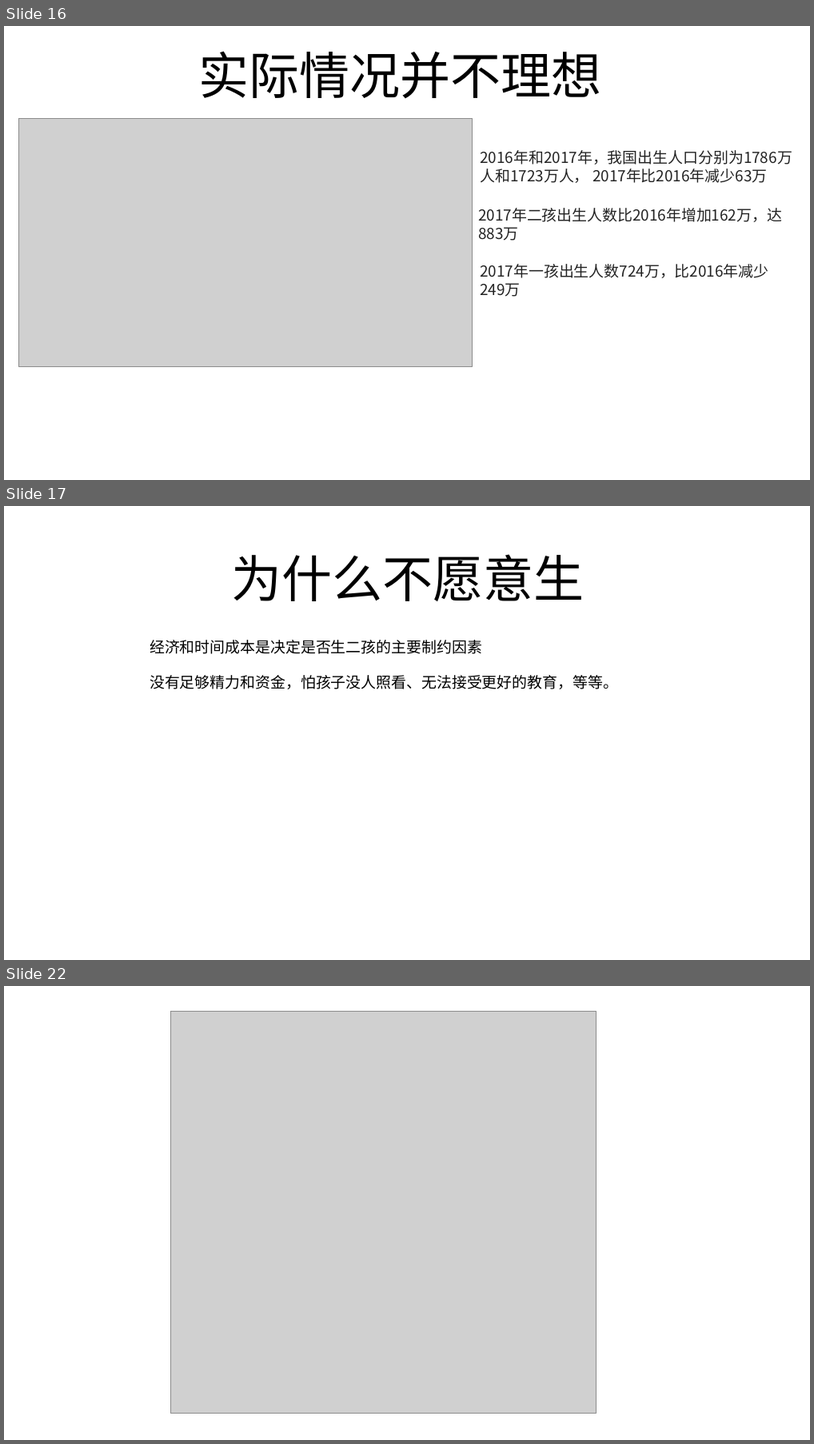
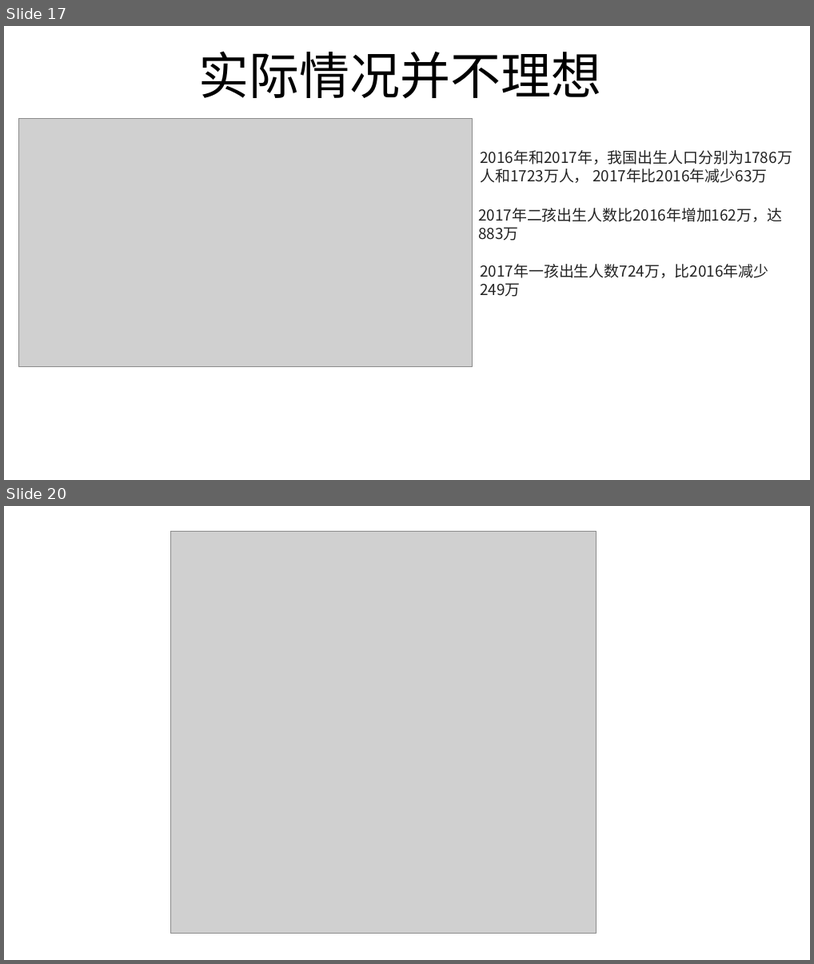
Before and after one commit to FredJiangFei/freetalk, a slide deck: 生娃是国家大事/sw - Copy.pptx. Shown one above the other, each under a label of ours: slides 16, 17 and 22 before the commit, slides 17 and 20 after it; the slides between them are not shown. The pictures are 814x1444 and 814x964 pixels, drawn with LibreOffice and Linux fonts; fonts in the diff are those of the drawing; grey boxes stand for pictures. Boxes give left, top, right and bottom in pixels: in the first picture for what was removed or moved away, otherwise in the second. Text is boxed around its words. In the diff, an @@ line names an element or a change of style, - is before the commit and + after.

```diff
--- a/生娃是国家大事/sw - Copy.pptx
+++ b/生娃是国家大事/sw - Copy.pptx
@@ slide 17 removed at [4,506,810,960], background #FFFFFF @@
@@ title removed at [232,554,585,601] @@
-为什么不愿意生
@@ text removed at [150,640,482,654] @@
-经济和时间成本是决定是否生二孩的主要制约因素
@@ text removed at [150,675,618,689] @@
-没有足够精力和资金，怕孩子没人照看、无法接受更好的教育，等等。
@@ what was slide 16 is now slide 17 @@
@@ what was slide 22 is now slide 20 @@
```
Also in this commit, not shown: 1 slide changed, 2 slides added, 3 other slides removed, 1 other file.
